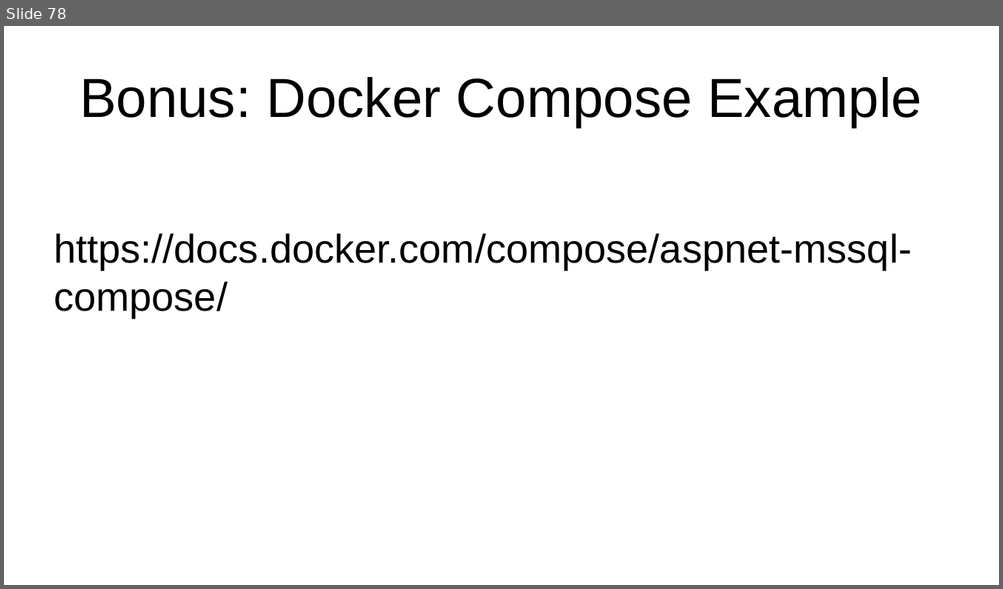
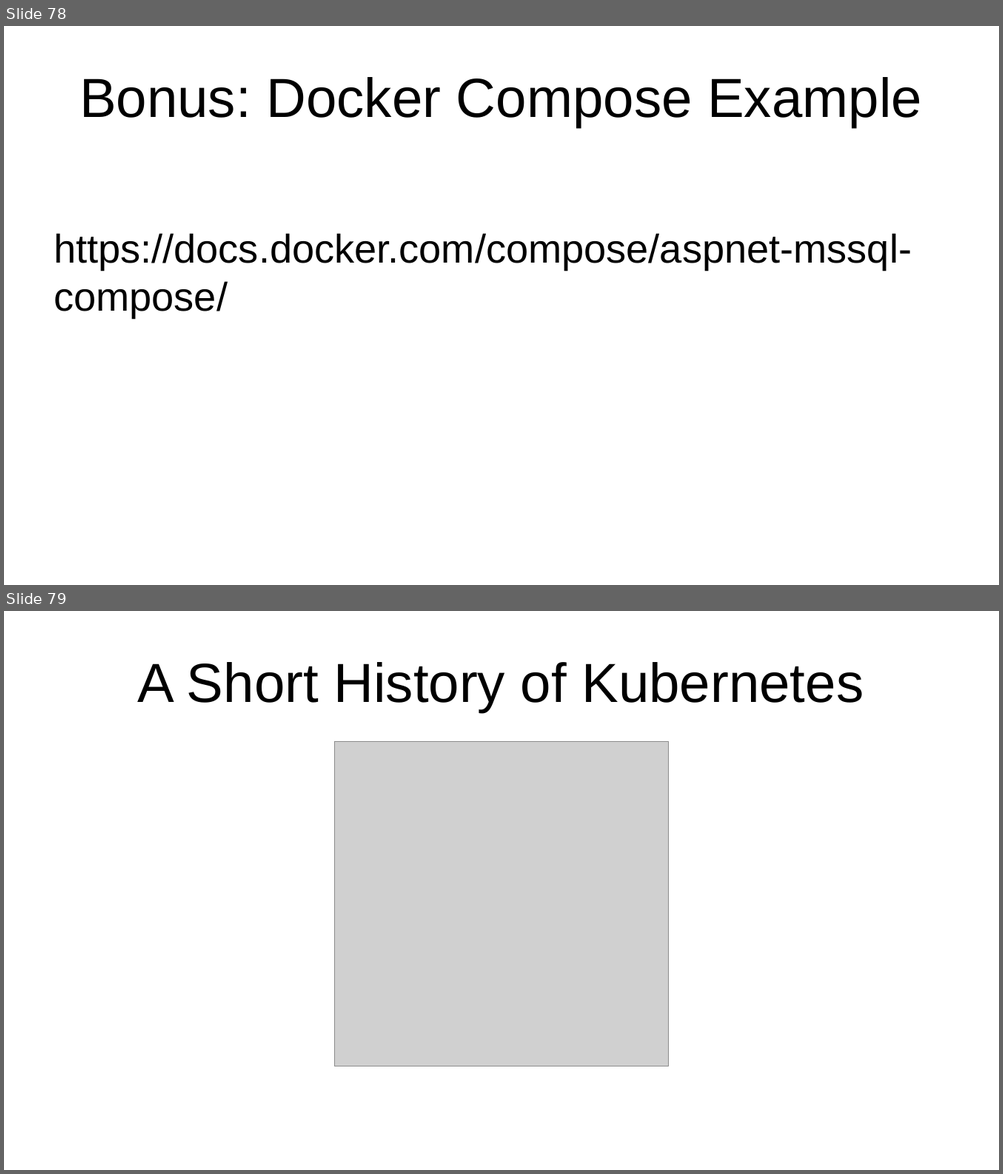
Before and after one commit to JasonvanBrackel/ContainYourEnthusiasm, a slide deck: Contain Your Enthusiasm 2018.2.odp. Shown one above the other, each under a label of ours: slide 78 before the commit, slides 78 and 79 after it. The pictures are 1003x589 and 1003x1174 pixels, drawn with LibreOffice and Linux fonts; fonts in the diff are those of the drawing; grey boxes stand for pictures; background and template pictures are left out. Boxes give left, top, right and bottom in pixels: in the first picture for what was removed or moved away, otherwise in the second. Text is boxed around its words. In the diff, an @@ line names an element or a change of style, - is before the commit and + after.

```diff
--- a/Contain Your Enthusiasm 2018.2.odp
+++ b/Contain Your Enthusiasm 2018.2.odp
@@ slide 79 added at (4,611,999,1170), background #FFFFFF @@
@@ title added at (138,662,863,712), 44 pt, text #000000 @@
+A Short History of Kubernetes
@@ picture added at (334,742,669,1067) @@
```
Also in this commit, not shown: 40 other slides added, 1 slide removed.
